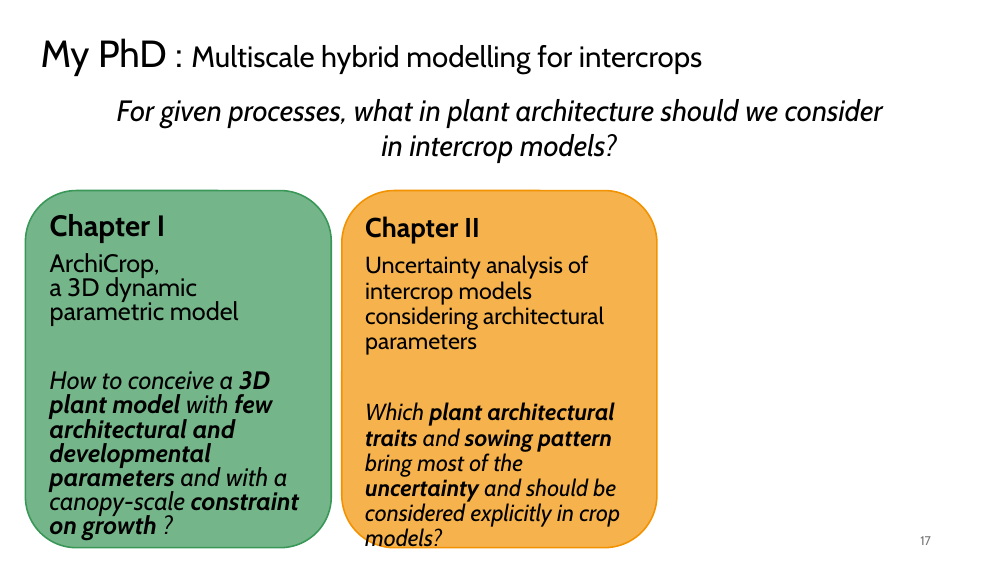
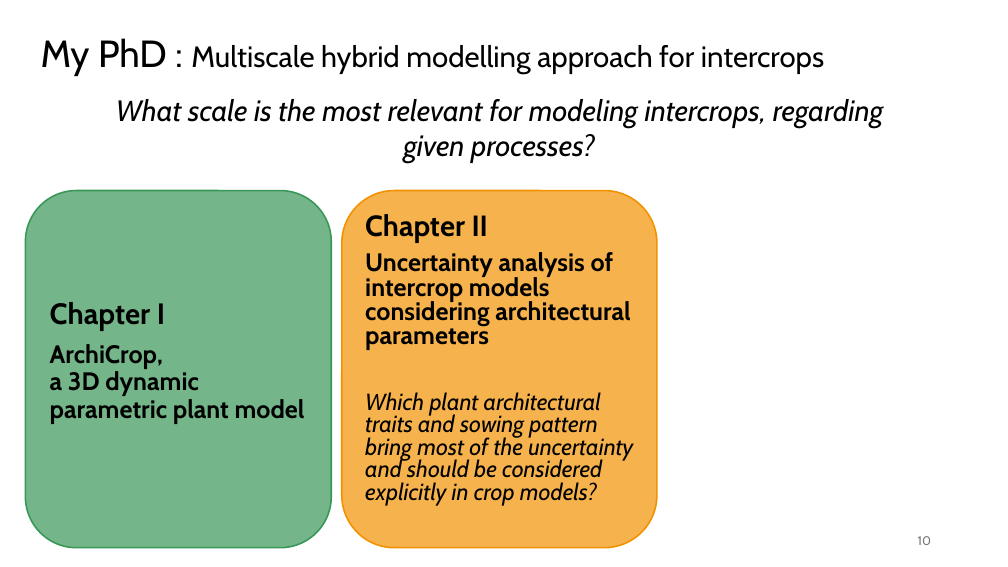
Before and after one commit to orianebro/PhD_Oriane, a slide deck: slide 10 of resources/ppt_reu_PhenoMEn_19_11_2024.pptx (slide 17 before the commit). Drawn at 1008x567 pixels with LibreOffice and Linux fonts; fonts in the diff are those of the drawing. Boxes give left, top, right and bottom in pixels: in the first picture for what was removed or moved away, otherwise in the second. Text is boxed around its words. In the diff, an @@ line names an element or a change of style, - is before the commit and + after.

```diff
--- a/resources/ppt_reu_PhenoMEn_19_11_2024.pptx
+++ b/resources/ppt_reu_PhenoMEn_19_11_2024.pptx
@@ title at <box>41,38,824,76</box>: text changed @@
-My PhD : Multiscale hybrid modelling for intercrops
+My PhD : Multiscale hybrid modelling approach for intercrops
@@ text at <box>116,99,884,163</box>: text changed @@
-For given processes, what in plant architecture should we consider in intercrop models?
+What scale is the most relevant for modeling intercrops, regarding given processes?
@@ text "Chapter II" at <box>365,214,633,506</box>: size 25.9 to 27.8 pt in "Chapter II"; size 22.2 to 24.1 pt, bold on in "Uncertainty analysis of intercrop models considering archite ..."; bold off in "plant architectural traits sowing pattern uncertainty"; line spacing 0.9 to 0.8 @@
@@ text "Chapter I": place and size @@
-text "Chapter I" at <box>50,214,299,541</box>
+text "Chapter I" at <box>50,302,305,424</box>
@@ text at <box>50,302,165,331</box>: line spacing 0.8 to 0.9 @@
@@ text at <box>50,344,305,424</box>: text changed; bold on; italic off @@
-ArchiCrop,
-a 3D dynamic parametric model
-How to conceive a 3D plant model with few architectural and developmental parameters and with a canopy-scale constraint on growth ?
+ArchiCrop,
+a 3D dynamic parametric plant model
@@ page number at <box>918,536,931,545</box>: text changed @@
-17
+10
```
Also in this commit, not shown: 19 other slides changed, 1 slide added, 12 slides removed, 8 other files.
